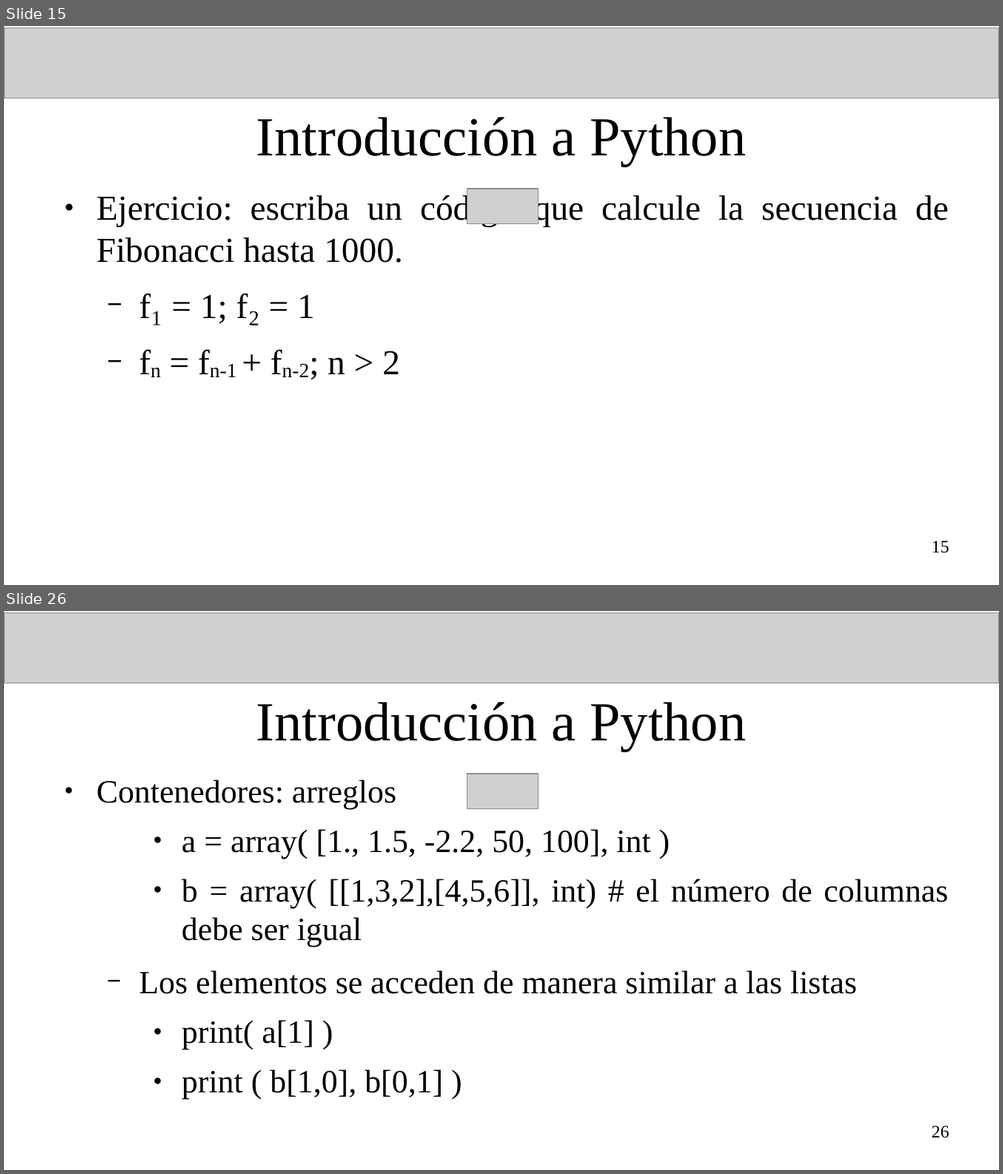
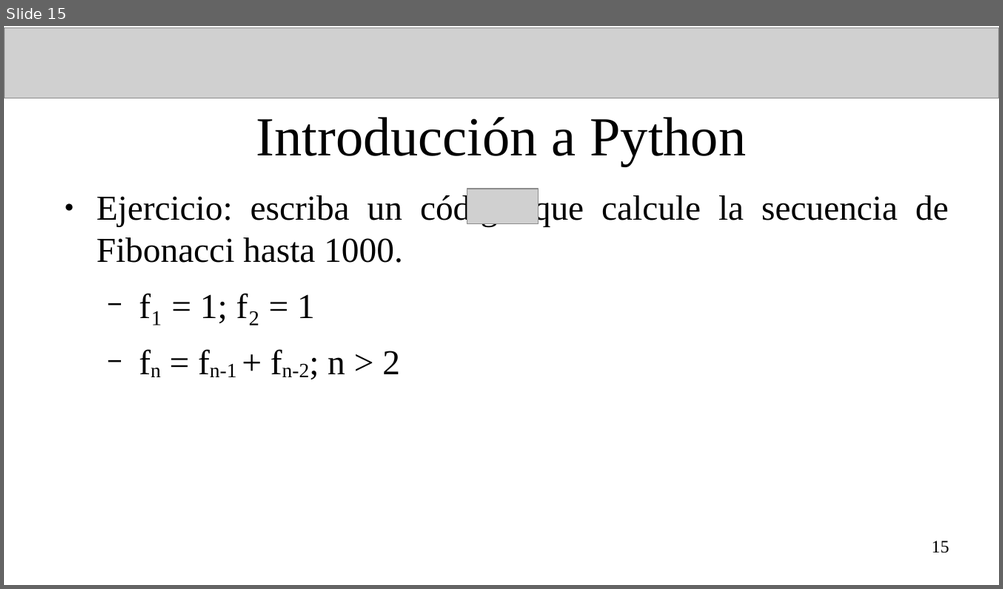
Before and after one commit to fiscompunipamplona/mn_unid1, a slide deck: clases/clase-introPython_2.odp. Shown one above the other, each under a label of ours: slides 15 and 26 before the commit, slide 15 after it; the slides between them are not shown. The pictures are 1003x1174 and 1003x589 pixels, drawn with LibreOffice and Linux fonts; fonts in the diff are those of the drawing; grey boxes stand for pictures. Boxes give left, top, right and bottom in pixels: in the first picture for what was removed or moved away, otherwise in the second. Text is boxed around its words. In the diff, an @@ line names an element or a change of style, - is before the commit and + after.

Commit message:
Slides for class 3 (python introduction) were added.

```diff
--- a/clases/clase-introPython_2.odp
+++ b/clases/clase-introPython_2.odp
@@ slide 26 removed at [4,611,999,1170], background #FFFFFF @@
@@ picture removed at [4,612,999,684] @@
@@ title removed at [256,702,745,751] @@
-Introducción a Python
@@ text removed at [96,780,948,1100] @@
-● Contenedores: arreglos
-    ● a = array( [1., 1.5, -2.2, 50, 100], int )
-    ● b = array( [[1,3,2],[4,5,6]], int) # el número de columnas debe ser igual
-  − Los elementos se acceden de manera similar a las listas
-    ● print( a[1] )
-    ● print ( b[1,0], b[0,1] )
@@ picture removed at [467,774,538,809] @@
@@ page number removed at [931,1126,949,1139] @@
-26
```
Also in this commit, not shown: 1 slide changed, 19 other slides removed, 3 other files.
